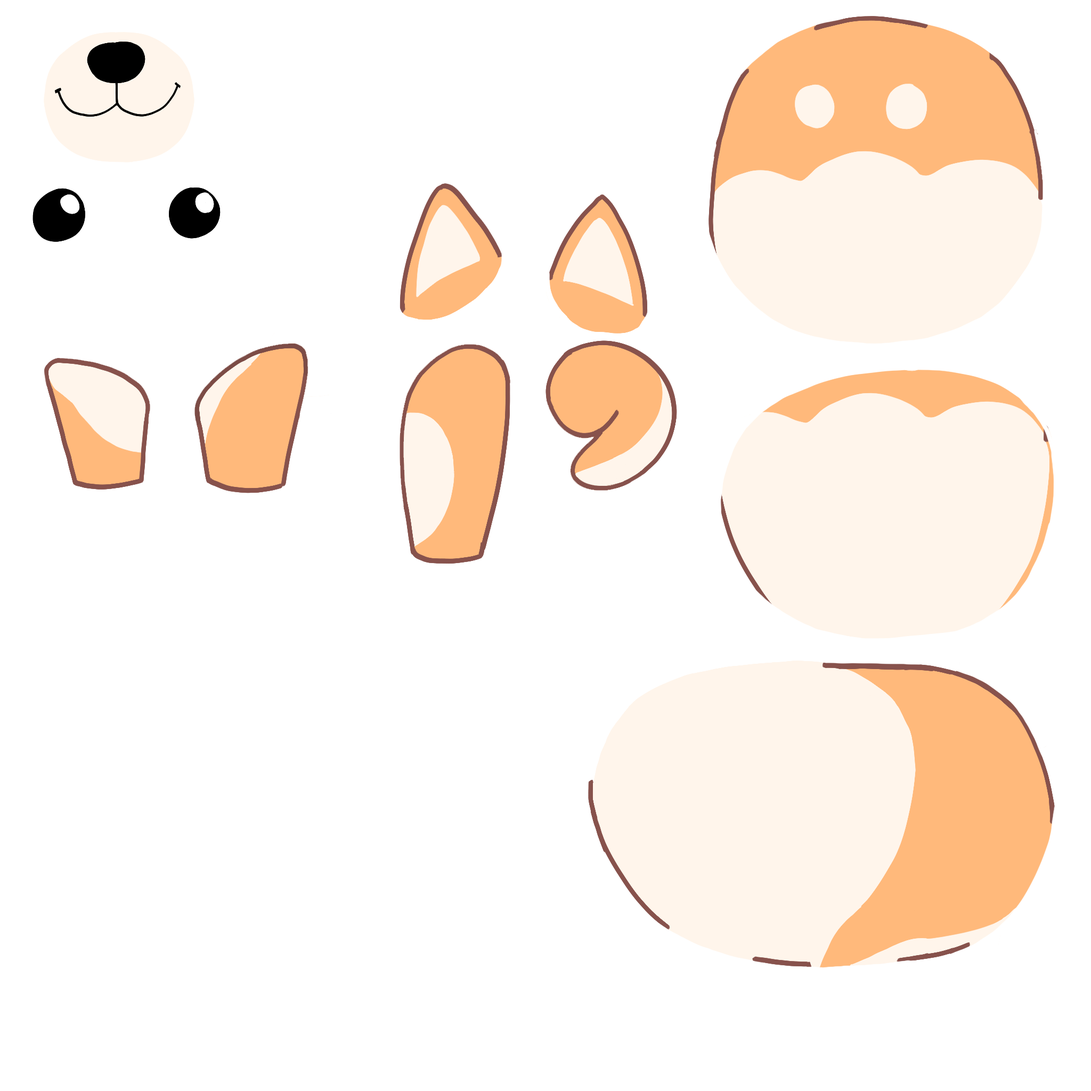
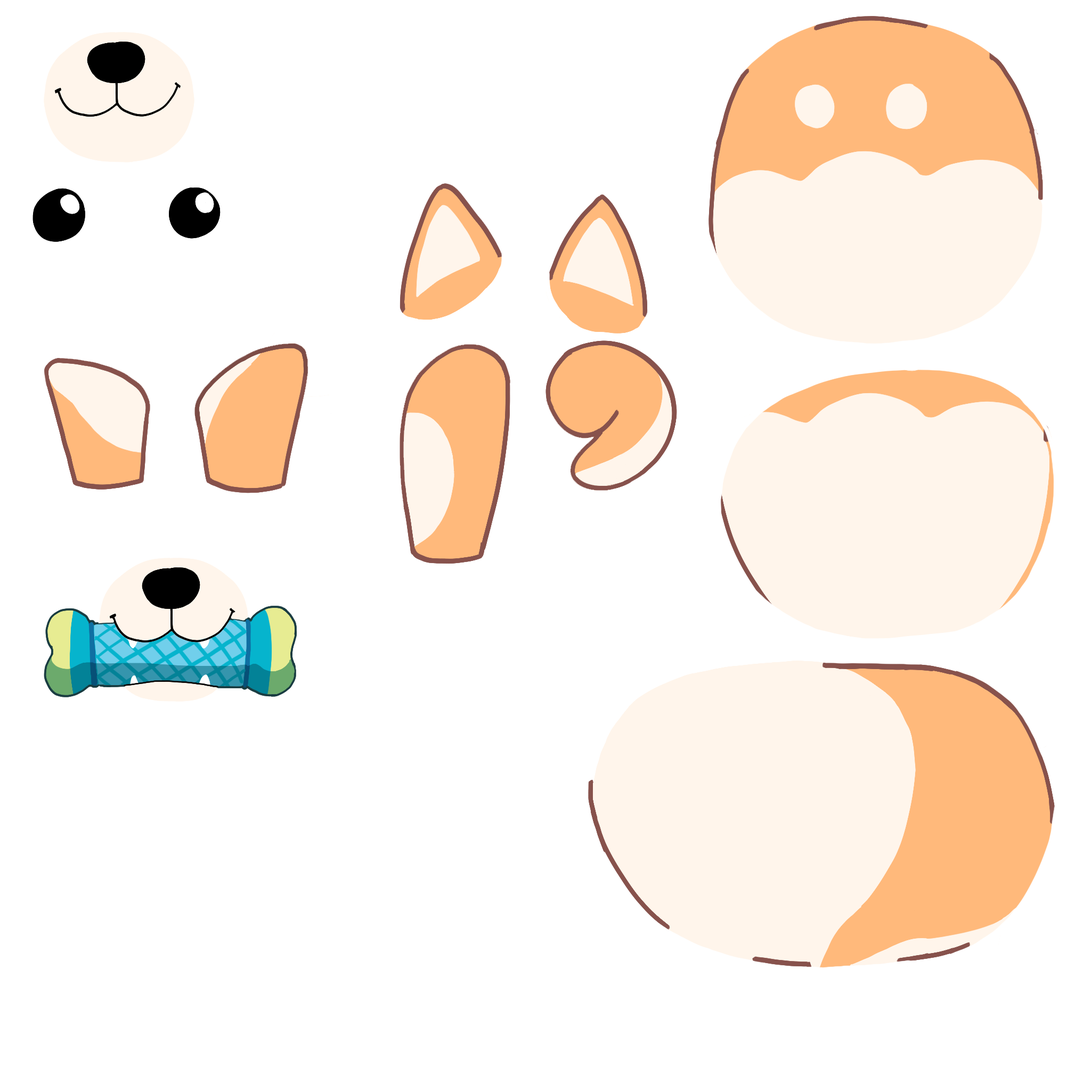
Comparing the layer stacks of the two (1091, 1091) images. Changes:
added layer "mui copy" in group "rd" over [left=98, top=558, right=249, bottom=702]
added layer "line" in group "rd" over [left=43, top=605, right=297, bottom=698]
added layer "Layer 2" in group "rd" over [left=127, top=637, right=211, bottom=690]
added layer "color" (1st of 2, in "rd" › "rd") in group "rd" over [left=44, top=607, right=297, bottom=697]
